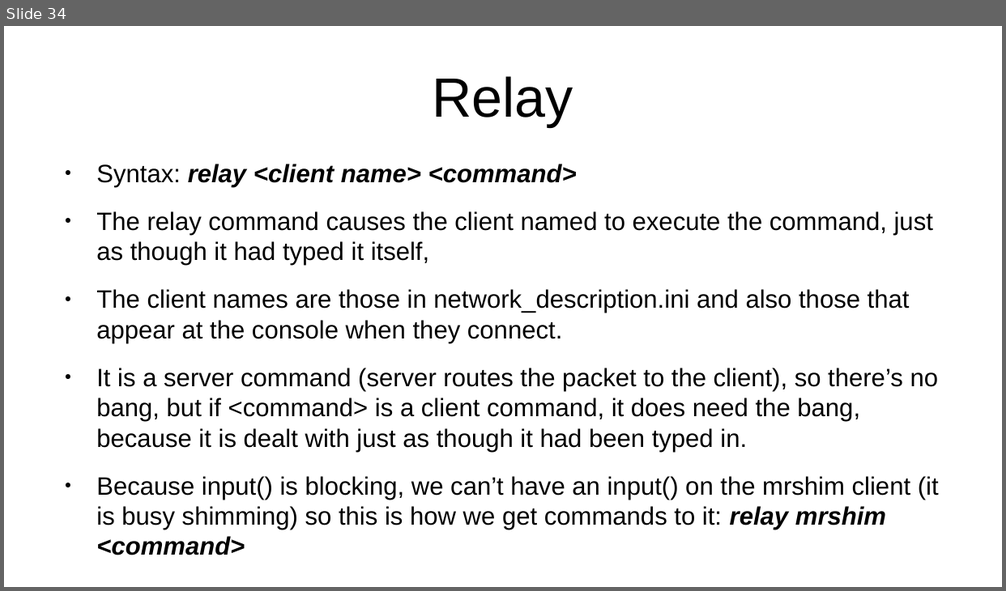
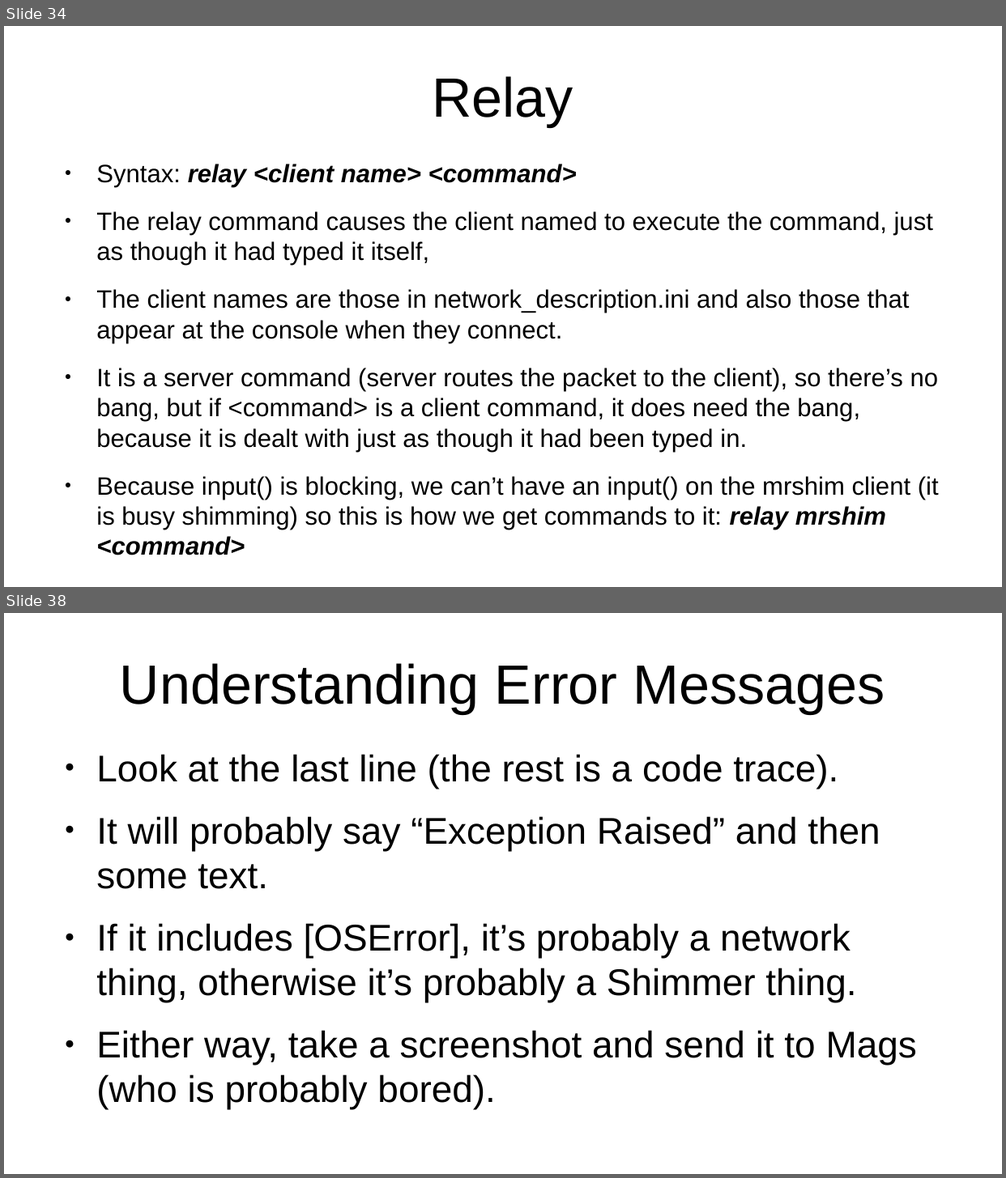
Before and after one commit to seventeenmagpie/skope-mrshim, a slide deck: shimmer/docs/user_guide_with_images.odp. Shown one above the other, each under a label of ours: slide 34 before the commit, slides 34 and 38 after it; the slides between them are not shown. The pictures are 1006x591 and 1006x1178 pixels, drawn with LibreOffice and Linux fonts; fonts in the diff are those of the drawing. Boxes give left, top, right and bottom in pixels: in the first picture for what was removed or moved away, otherwise in the second. Text is boxed around its words. In the diff, an @@ line names an element or a change of style, - is before the commit and + after.

```diff
--- a/shimmer/docs/user_guide_with_images.odp
+++ b/shimmer/docs/user_guide_with_images.odp
@@ slide 38 added at <box>4,613,1002,1174</box>, background #FFFFFF @@
@@ title added at <box>120,663,884,714</box>, 44 pt, text #000000 @@
+Understanding Error Messages
@@ text added at <box>96,754,917,1065</box>, 29.6 pt, text #000000 @@
+● Look at the last line (the rest is a code trace).
+● It will probably say “Exception Raised” and then some text.
+● If it includes [OSError], it’s probably a network thing, otherwise it’s probably a Shimmer thing.
+● Either way, take a screenshot and send it to Mags (who is probably bored).
```
Also in this commit, not shown: 13 slides changed, 3 other slides added, 19 other files.
